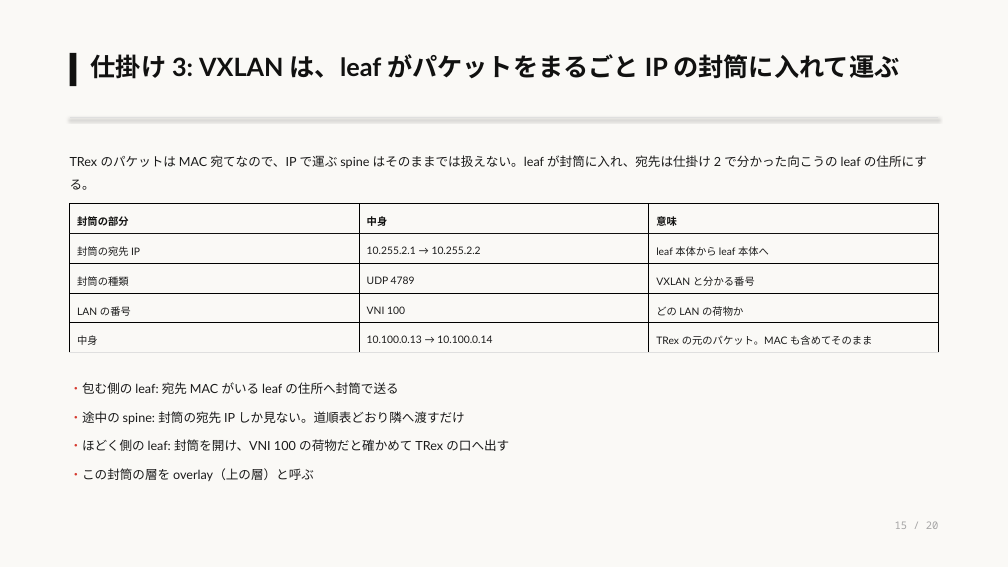
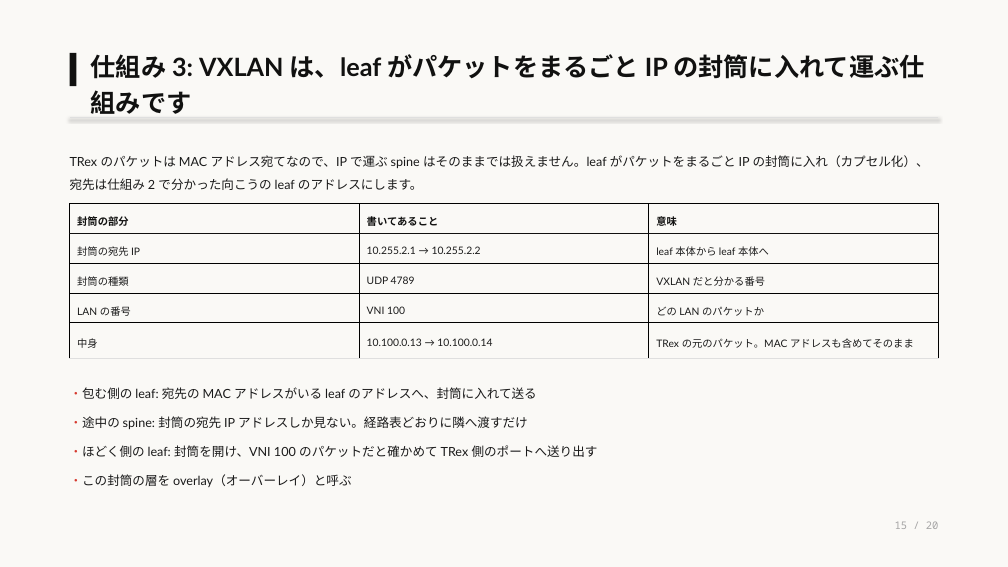
Before and after one commit to eddie-eights/nwc-poc, a slide deck: slide 15 of docs/lab-network-architecter.pptx. Drawn at 1008x567 pixels with LibreOffice and Linux fonts; fonts in the diff are those of the drawing. Boxes give left, top, right and bottom in pixels: in the first picture for what was removed or moved away, otherwise in the second. Text is boxed around its words. In the diff, an @@ line names an element or a change of style, - is before the commit and + after.

```diff
--- a/docs/lab-network-architecter.pptx
+++ b/docs/lab-network-architecter.pptx
@@ text at bbox=[91, 54, 924, 114]: text changed @@
-仕掛け 3: VXLAN は、leaf がパケットをまるごと IP の封筒に入れて運ぶ
+仕組み 3: VXLAN は、leaf がパケットをまるごと IP の封筒に入れて運ぶ仕組みです
@@ text at bbox=[70, 155, 929, 190]: text changed @@
-TRex のパケットは MAC 宛てなので、IP で運ぶ spine はそのままでは扱えない。leaf が封筒に入れ、宛先は仕掛け 2 で分かった向こうの leaf の住所にする。
+TRex のパケットは MAC アドレス宛てなので、IP で運ぶ spine はそのままでは扱えません。leaf がパケットをまるごと IP の封筒に入れ（カプセル化）、宛先は仕組み 2 で分かった向こうの leaf のアドレスにします。
@@ table at bbox=[70, 204, 938, 358] @@
-row 1, column 2: 中身
+row 1, column 2: 書いてあること
-row 3, column 3: VXLAN と分かる番号
+row 3, column 3: VXLAN だと分かる番号
-row 4, column 3: どの LAN の荷物か
+row 4, column 3: どの LAN のパケットか
-row 5, column 3: TRex の元のパケット。MAC も含めてそのまま
+row 5, column 3: TRex の元のパケット。MAC アドレスも含めてそのまま
@@ text at bbox=[70, 387, 598, 487]: text changed @@
-・包む側の leaf: 宛先 MAC がいる leaf の住所へ封筒で送る
-・途中の spine: 封筒の宛先 IP しか見ない。道順表どおり隣へ渡すだけ
-・ほどく側の leaf: 封筒を開け、VNI 100 の荷物だと確かめて TRex の口へ出す
-・この封筒の層を overlay（上の層）と呼ぶ
+・包む側の leaf: 宛先の MAC アドレスがいる leaf のアドレスへ、封筒に入れて送る
+・途中の spine: 封筒の宛先 IP アドレスしか見ない。経路表どおりに隣へ渡すだけ
+・ほどく側の leaf: 封筒を開け、VNI 100 のパケットだと確かめて TRex 側のポートへ送り出す
+・この封筒の層を overlay（オーバーレイ）と呼ぶ
```
Also in this commit, not shown: 19 other slides changed, 1 other file.
